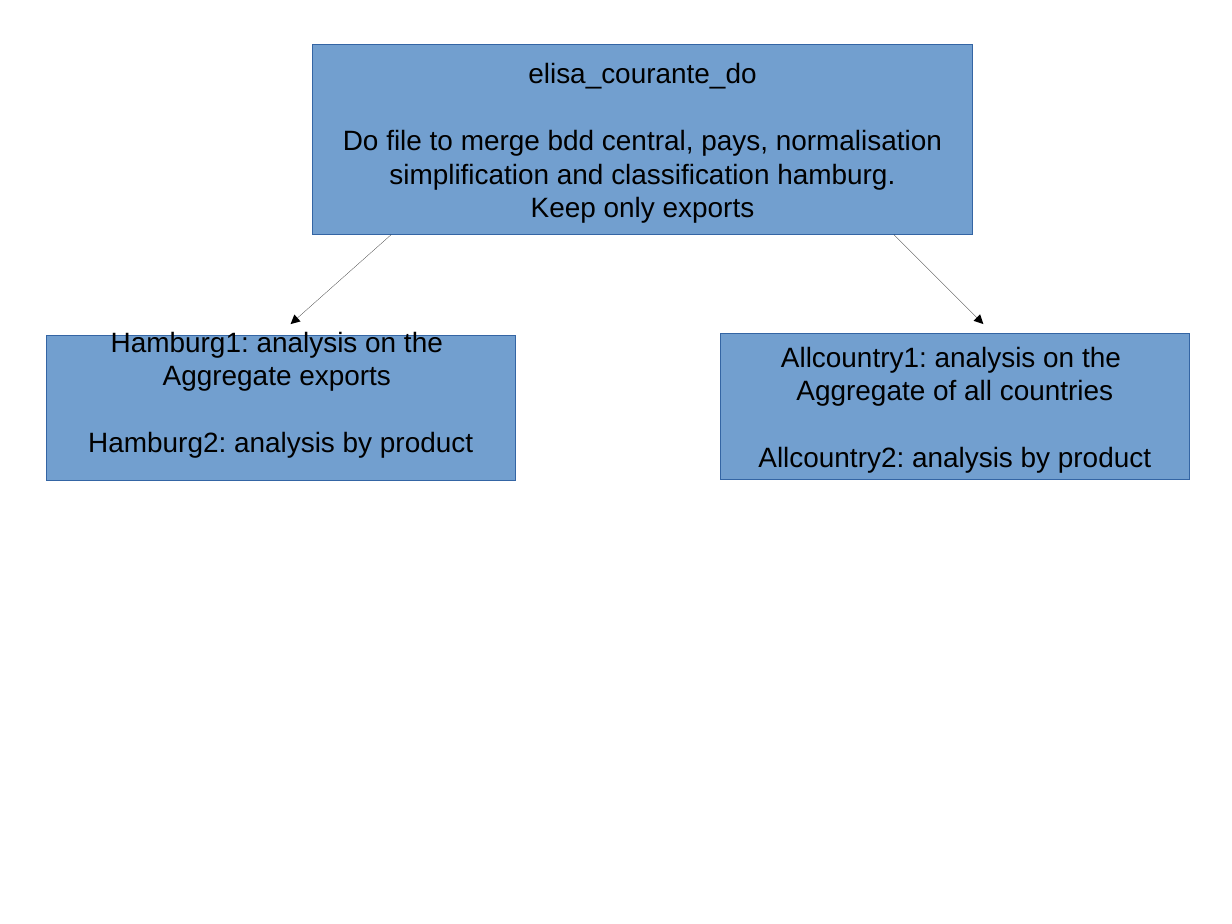
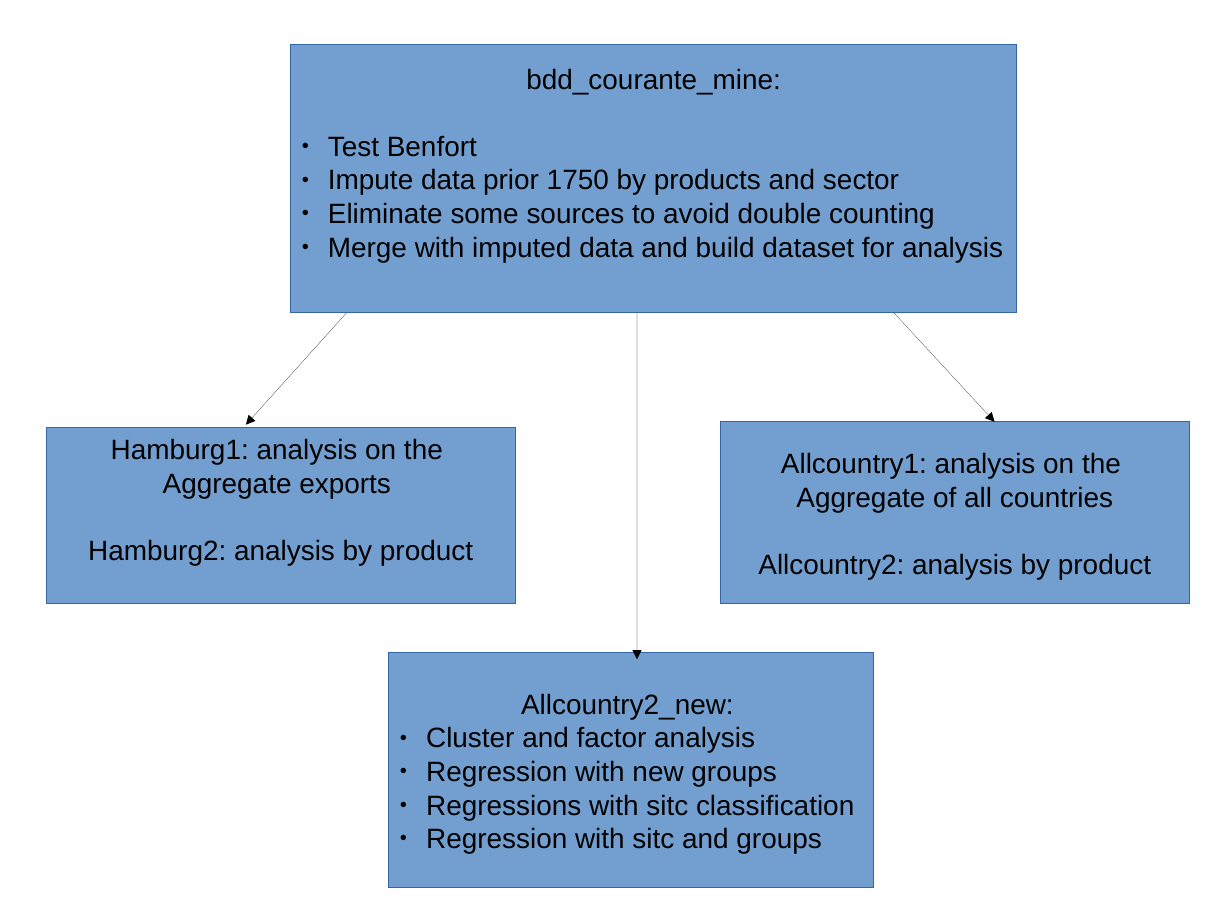
Before and after one commit to gdaudin/2016-Hamburg-Impact-of-War, a slide deck: slide 1 of do_file_map_new.odp. Drawn at 1232x924 pixels with LibreOffice and Linux fonts; fonts in the diff are those of the drawing. Boxes give left, top, right and bottom in pixels: in the first picture for what was removed or moved away, otherwise in the second. Text is boxed around its words. In the diff, an @@ line names an element or a change of style, - is before the commit and + after.

Commit message:
impute data and readable do files

```diff
--- a/do_file_map_new.odp
+++ b/do_file_map_new.odp
@@ rectangle added at [291,45,1017,313], fill #729FCF, outline #3465A4 0 pt, 18 pt, text #000000 @@
+bdd_courante_mine:
+● Test Benfort
+● Impute data prior 1750 by products and sector
+● Eliminate some sources to avoid double counting
+● Merge with imputed data and build dataset for analysis
@@ rectangle removed at [313,45,973,235] @@
-elisa_courante_do
-Do file to merge bdd central, pays, normalisation
-simplification and classification hamburg.
-Keep only exports
@@ arrow moved from (391, 235) - (291, 324) to (347, 313) - (246, 425) @@
@@ arrow added from (637, 313) to (637, 660), #000000 0 pt @@
@@ arrow moved from (894, 235) - (984, 324) to (894, 313) - (995, 421) @@
@@ rectangle "Hamburg1: analysis on the": place and size @@
-rectangle "Hamburg1: analysis on the" at [46,335,515,481]
+rectangle "Hamburg1: analysis on the" at [46,428,515,604]
@@ rectangle "Allcountry1: analysis on the": place and size @@
-rectangle "Allcountry1: analysis on the" at [720,334,1190,480]
+rectangle "Allcountry1: analysis on the" at [720,421,1190,604]
@@ rectangle added at [389,653,874,888], fill #729FCF, outline #3465A4 0 pt, 18 pt, text #000000 @@
+Allcountry2_new:
+● Cluster and factor analysis
+● Regression with new groups
+● Regressions with sitc classification
+● Regression with sitc and groups
```
Also in this commit, not shown: 6 other files.
